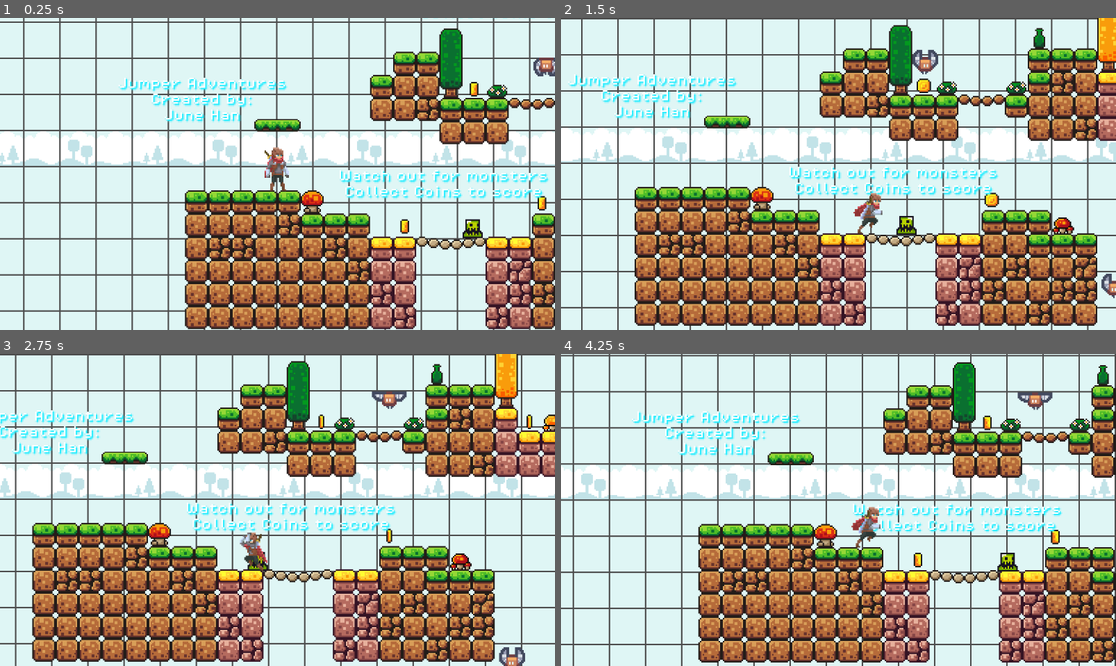
Above: before the commit, frames 1-4 (two rows, left to right).
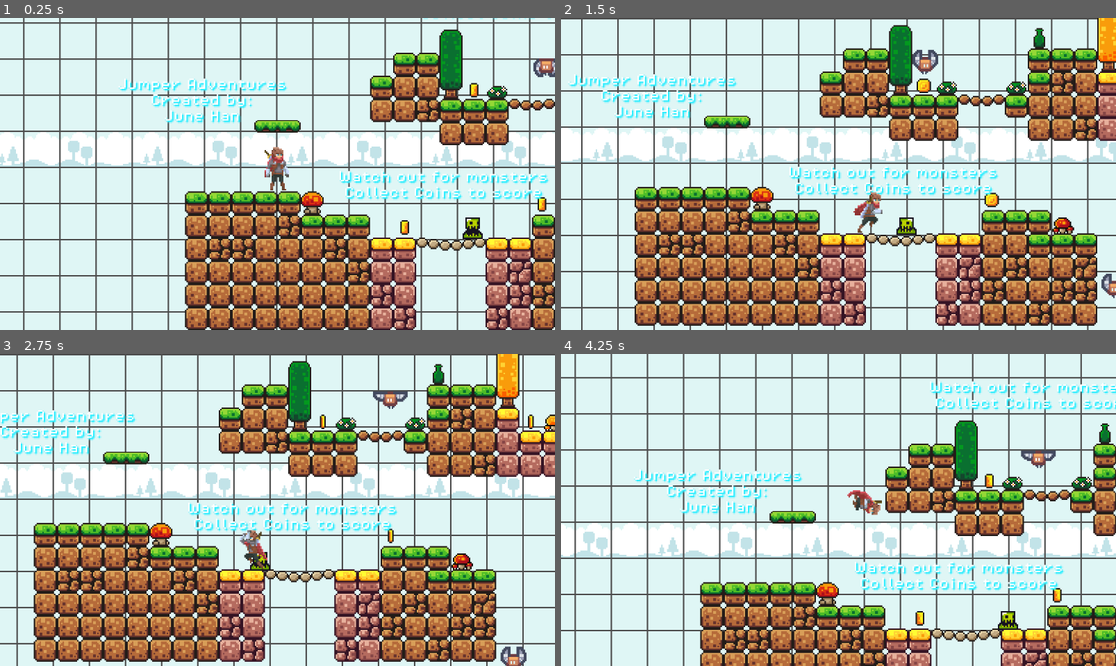
Above: after the commit, the same moments.

Repository: June-Han/jumper_adventure
Game: Godot game, scene res://scenes/jumper_game.tscn
Same seed, same stepped clock (60 frames per second), same inputs: the game is played once before the commit and once after it.
Inputs:
- Up to frame 1 (0.25 s): no input
- Up to frame 2 (1.5 s): hold F (attack1, bound only after the commit) 0.53-1.28 s; hold Right (move_right) from 0.53 s (still down); tap Space (jump_up) at 0.77 s; tap F (attack1, bound only after the commit) at 1.35 s
- Up to frame 3 (2.75 s): tap Space (jump_up) at 1.52 s; release Right (move_right) at 2.03 s; hold A (move_left) from 2.03 s (still down); hold F (attack1, bound only after the commit) from 2.03 s (still down)
- Up to frame 4 (4.25 s): release A (move_left) at 2.78 s; release F (attack1, bound only after the commit) at 2.78 s; hold Right (move_right) from 2.78 s (still down); tap F (attack1, bound only after the commit) at 2.85 s; tap Space (jump_up) at 3.02, 3.77 s; hold F (attack1, bound only after the commit) from 3.53 s (still down)

The runs differ from the first frame. In frame 1, 17% of the frame differs, in the area x 0-100%, y 0-100%; in frame 2, 0.2%; in frame 3, 26%; in frame 4, 62%.

Commit message:
Add in fighting animation

Diff:
--- a/project.godot
+++ b/project.godot
@@ -38,10 +38,15 @@
 , Object(InputEventKey,"resource_local_to_scene":false,"resource_name":"","device":-1,"window_id":0,"alt_pressed":false,"shift_pressed":false,"ctrl_pressed":false,"meta_pressed":false,"pressed":false,"keycode":0,"physical_keycode":68,"key_label":0,"unicode":100,"echo":false,"script":null)
 ]
 }
-squat_down={
+crouch_down={
 "deadzone": 0.5,
 "events": [Object(InputEventKey,"resource_local_to_scene":false,"resource_name":"","device":-1,"window_id":0,"alt_press …(182 unchanged characters)…
 , Object(InputEventKey,"resource_local_to_scene":false,"resource_name":"","device":-1,"window_id":0,"alt_pressed":false,"shift_pressed":false,"ctrl_pressed":false,"meta_pressed":false,"pressed":false,"keycode":0,"physical_keycode":83,"key_label":0,"unicode":115,"echo":false,"script":null)
+]
+}
+attack1={
+"deadzone": 0.5,
+"events": [Object(InputEventKey,"resource_local_to_scene":false,"resource_name":"","device":-1,"window_id":0,"alt_pressed":false,"shift_pressed":false,"ctrl_pressed":false,"meta_pressed":false,"pressed":false,"keycode":0,"physical_keycode":70,"key_label":0,"unicode":102,"echo":false,"script":null)
 ]
 }
 
--- a/scenes/green_slime.tscn
+++ b/scenes/green_slime.tscn
@@ -1,8 +1,24 @@
-[gd_scene load_steps=10 format=3 uid="uid://b2672fx1c0pvn"]
+[gd_scene load_steps=14 format=3 uid="uid://b2672fx1c0pvn"]
 
 [ext_resource type="Texture2D" uid="uid://btprcwsimxcdx" path="res://assets/sprites/slime_green.png" id="1_v51uv"]
 [ext_resource type="Script" path="res://scripts/green_slime.gd" id="1_wufuo"]
 [ext_resource type="PackedScene" uid="uid://b3nowi0xgdepl" path="res://scenes/kill_zone.tscn" id="2_pfmv8"]
+
+[sub_resource type="AtlasTexture" id="AtlasTexture_u84gt"]
+atlas = ExtResource("1_v51uv")
+region = Rect2(0, 48, 24, 24)
+
+[sub_resource type="AtlasTexture" id="AtlasTexture_o8ny4"]
+atlas = ExtResource("1_v51uv")
+region = Rect2(24, 48, 24, 24)
+
+[sub_resource type="AtlasTexture" id="AtlasTexture_cc1l4"]
+atlas = ExtResource("1_v51uv")
+region = Rect2(48, 48, 24, 24)
+
+[sub_resource type="AtlasTexture" id="AtlasTexture_t32n3"]
+atlas = ExtResource("1_v51uv")
+region = Rect2(72, 48, 24, 24)
 
 [sub_resource type="AtlasTexture" id="AtlasTexture_gqb71"]
 atlas = ExtResource("1_v51uv")
@@ -22,6 +38,23 @@
 
 [sub_resource type="SpriteFrames" id="SpriteFrames_m3nbr"]
 animations = [{
+"frames": [{
+"duration": 1.0,
+"texture": SubResource("AtlasTexture_u84gt")
+}, {
+"duration": 1.0,
+"texture": SubResource("AtlasTexture_o8ny4")
+}, {
+"duration": 1.0,
+"texture": SubResource("AtlasTexture_cc1l4")
+}, {
+"duration": 1.0,
+"texture": SubResource("AtlasTexture_t32n3")
+}],
+"loop": true,
+"name": &"attacked",
+"speed": 8.0
+}, {
 "frames": [{
 "duration": 1.0,
 "texture": SubResource("AtlasTexture_gqb71")
@@ -48,10 +81,9 @@
 
 [node name="AnimatedSprite2D" type="AnimatedSprite2D" parent="."]
 sprite_frames = SubResource("SpriteFrames_m3nbr")
-animation = &"idle"
+animation = &"attacked"
 autoplay = "idle"
-frame = 1
-frame_progress = 0.934783
+frame_progress = 0.548962
 
 [node name="RayCastLeft" type="RayCast2D" parent="."]
 position = Vector2(0, 5)
--- a/scenes/player.tscn
+++ b/scenes/player.tscn
@@ -71,6 +71,42 @@
 atlas = ExtResource("1_yvrr0")
 region = Rect2(101, 296, 50, 37)
 
+[sub_resource type="AtlasTexture" id="AtlasTexture_w0qlk"]
+atlas = ExtResource("1_yvrr0")
+region = Rect2(1, 74, 50, 37)
+
+[sub_resource type="AtlasTexture" id="AtlasTexture_a6id8"]
+atlas = ExtResource("1_yvrr0")
+region = Rect2(51, 74, 50, 37)
+
+[sub_resource type="AtlasTexture" id="AtlasTexture_jbg00"]
+atlas = ExtResource("1_yvrr0")
+region = Rect2(251, 0, 50, 37)
+
+[sub_resource type="AtlasTexture" id="AtlasTexture_uflhr"]
+atlas = ExtResource("1_yvrr0")
+region = Rect2(301, 0, 50, 37)
+
+[sub_resource type="AtlasTexture" id="AtlasTexture_iucab"]
+atlas = ExtResource("1_yvrr0")
+region = Rect2(1, 37, 50, 37)
+
+[sub_resource type="AtlasTexture" id="AtlasTexture_3x134"]
+atlas = ExtResource("1_yvrr0")
+region = Rect2(201, 0, 50, 37)
+
+[sub_resource type="AtlasTexture" id="AtlasTexture_h5m3k"]
+atlas = ExtResource("1_yvrr0")
+region = Rect2(251, 0, 50, 37)
+
+[sub_resource type="AtlasTexture" id="AtlasTexture_trqh5"]
+atlas = ExtResource("1_yvrr0")
+region = Rect2(301, 0, 50, 37)
+
+[sub_resource type="AtlasTexture" id="AtlasTexture_lms3l"]
+atlas = ExtResource("1_yvrr0")
+region = Rect2(1, 37, 50, 37)
+
 [sub_resource type="AtlasTexture" id="AtlasTexture_k88iq"]
 atlas = ExtResource("1_yvrr0")
 region = Rect2(1, 0, 50, 37)
@@ -142,50 +178,14 @@
 [sub_resource type="AtlasTexture" id="AtlasTexture_gon2v"]
 atlas = ExtResource("1_yvrr0")
 region = Rect2(301, 37, 50, 37)
-
-[sub_resource type="AtlasTexture" id="AtlasTexture_w0qlk"]
-atlas = ExtResource("1_yvrr0")
-region = Rect2(1, 74, 50, 37)
-
-[sub_resource type="AtlasTexture" id="AtlasTexture_a6id8"]
-atlas = ExtResource("1_yvrr0")
-region = Rect2(51, 74, 50, 37)
-
-[sub_resource type="AtlasTexture" id="AtlasTexture_jbg00"]
-atlas = ExtResource("1_yvrr0")
-region = Rect2(251, 0, 50, 37)
-
-[sub_resource type="AtlasTexture" id="AtlasTexture_uflhr"]
-atlas = ExtResource("1_yvrr0")
-region = Rect2(301, 0, 50, 37)
-
-[sub_resource type="AtlasTexture" id="AtlasTexture_iucab"]
-atlas = ExtResource("1_yvrr0")
-region = Rect2(1, 37, 50, 37)
-
-[sub_resource type="AtlasTexture" id="AtlasTexture_3x134"]
-atlas = ExtResource("1_yvrr0")
-region = Rect2(201, 0, 50, 37)
-
-[sub_resource type="AtlasTexture" id="AtlasTexture_h5m3k"]
-atlas = ExtResource("1_yvrr0")
-region = Rect2(251, 0, 50, 37)
-
-[sub_resource type="AtlasTexture" id="AtlasTexture_trqh5"]
-atlas = ExtResource("1_yvrr0")
-region = Rect2(301, 0, 50, 37)
-
-[sub_resource type="AtlasTexture" id="AtlasTexture_lms3l"]
-atlas = ExtResource("1_yvrr0")
-region = Rect2(1, 37, 50, 37)
 
 [sub_resource type="SpriteFrames" id="SpriteFrames_jk048"]
 animations = [{
 "frames": [{
-"duration": 1.0,
+"duration": 0.3,
 "texture": SubResource("AtlasTexture_1h0nr")
 }, {
-"duration": 1.0,
+"duration": 0.3,
 "texture": SubResource("AtlasTexture_6cgn8")
 }, {
 "duration": 1.0,
@@ -234,8 +234,45 @@
 "texture": SubResource("AtlasTexture_t7syr")
 }],
 "loop": true,
-"name": &"attack",
+"name": &"attack1",
+"speed": 20.0
+}, {
+"frames": [{
+"duration": 1.0,
+"texture": SubResource("AtlasTexture_w0qlk")
+}, {
+"duration": 1.0,
+"texture": SubResource("AtlasTexture_a6id8")
+}, {
+"duration": 1.0,
+"texture": SubResource("AtlasTexture_jbg00")
+}, {
+"duration": 1.0,
+"texture": SubResource("AtlasTexture_uflhr")
+}, {
+"duration": 1.0,
+"texture": SubResource("AtlasTexture_iucab")
+}],
+"loop": true,
+"name": &"crouch",
 "speed": 8.0
+}, {
+"frames": [{
+"duration": 1.0,
+"texture": SubResource("AtlasTexture_3x134")
+}, {
+"duration": 1.0,
+"texture": SubResource("AtlasTexture_h5m3k")
+}, {
+"duration": 1.0,
+"texture": SubResource("AtlasTexture_trqh5")
+}, {
+"duration": 1.0,
+"texture": SubResource("AtlasTexture_lms3l")
+}],
+"loop": true,
+"name": &"crouch_hold",
+"speed": 5.0
 }, {
 "frames": [{
 "duration": 1.0,
@@ -305,47 +342,51 @@
 "loop": true,
 "name": &"run",
 "speed": 8.0
-}, {
-"frames": [{
-"duration": 1.0,
-"texture": SubResource("AtlasTexture_w0qlk")
-}, {
-"duration": 1.0,
-"texture": SubResource("AtlasTexture_a6id8")
-}, {
-"duration": 1.0,
-"texture": SubResource("AtlasTexture_jbg00")
-}, {
-"duration": 1.0,
-"texture": SubResource("AtlasTexture_uflhr")
-}, {
-"duration": 1.0,
-"texture": SubResource("AtlasTexture_iucab")
-}],
-"loop": true,
-"name": &"squat",
-"speed": 8.0
-}, {
-"frames": [{
-"duration": 1.0,
-"texture": SubResource("AtlasTexture_3x134")
-}, {
-"duration": 1.0,
-"texture": SubResource("AtlasTexture_h5m3k")
-}, {
-"duration": 1.0,
-"texture": SubResource("AtlasTexture_trqh5")
-}, {
-"duration": 1.0,
-"texture": SubResource("AtlasTexture_lms3l")
-}],
-"loop": true,
-"name": &"squat_hold",
-"speed": 5.0
 }]
 
-[sub_resource type="CircleShape2D" id="CircleShape2D_k3jxg"]
-radius = 11.0454
+[sub_resource type="CapsuleShape2D" id="CapsuleShape2D_erbj3"]
+radius = 8.0
+
+[sub_resource type="CapsuleShape2D" id="CapsuleShape2D_2cd41"]
+radius = 8.0
+height = 32.0
+
+[sub_resource type="Animation" id="Animation_6e27x"]
+resource_name = "attack_area"
+length = 1.6
+tracks/0/type = "value"
+tracks/0/imported = false
+tracks/0/enabled = true
+tracks/0/path = NodePath("CollisionShape2D:visible")
+tracks/0/interp = 1
+tracks/0/loop_wrap = true
+tracks/0/keys = {
+"times": PackedFloat32Array(0),
+"transitions": PackedFloat32Array(1),
+"update": 1,
+"values": [false]
+}
+
+[sub_resource type="Animation" id="Animation_lxvj2"]
+length = 0.001
+tracks/0/type = "value"
+tracks/0/imported = false
+tracks/0/enabled = true
+tracks/0/path = NodePath("CollisionShape2D:visible")
+tracks/0/interp = 1
+tracks/0/loop_wrap = true
+tracks/0/keys = {
+"times": PackedFloat32Array(0),
+"transitions": PackedFloat32Array(1),
+"update": 1,
+"values": [true]
+}
+
+[sub_resource type="AnimationLibrary" id="AnimationLibrary_f5yy1"]
+_data = {
+"RESET": SubResource("Animation_lxvj2"),
+"attack_area": SubResource("Animation_6e27x")
+}
 
 [node name="Player" type="CharacterBody2D"]
 collision_layer = 2
@@ -355,10 +396,24 @@
 z_index = 1
 position = Vector2(1, -18)
 sprite_frames = SubResource("SpriteFrames_jk048")
-animation = &"squat"
+animation = &"attack1"
 autoplay = "idle"
-frame_progress = 0.898596
+frame = 10
+frame_progress = 0.340416
 
 [node name="CollisionShape2D" type="CollisionShape2D" parent="."]
-position = Vector2(0, -12)
-shape = SubResource("CircleShape2D_k3jxg")
+position = Vector2(0, -15)
+shape = SubResource("CapsuleShape2D_erbj3")
+
+[node name="Area2D" type="Area2D" parent="."]
+visible = false
+collision_mask = 4
+
+[node name="CollisionShape2D" type="CollisionShape2D" parent="Area2D"]
+position = Vector2(16, -16)
+shape = SubResource("CapsuleShape2D_2cd41")
+
+[node name="AnimationPlayer" type="AnimationPlayer" parent="Area2D"]
+libraries = {
+"": SubResource("AnimationLibrary_f5yy1")
+}
--- a/scripts/player.gd
+++ b/scripts/player.gd
@@ -32,11 +32,13 @@
 		#Play Animation
 		if direction == 0:
 			# When the user press the down or s button
-			if Input.is_action_just_pressed("squat_down"):
-				animated_sprite.play("squat")
+			if Input.is_action_just_pressed("crouch_down"):
+				animated_sprite.play("crouch")
 			# If the user holds the down or the s button
-			elif Input.is_action_pressed("squat_down"):
-				animated_sprite.play("squat_hold")
+			elif Input.is_action_pressed("crouch_down"):
+				animated_sprite.play("crouch_hold")
+			elif Input.is_action_pressed("attack1") or Input.is_action_just_pressed("attack1"):
+				animated_sprite.play("attack1")
 			else:
 				animated_sprite.play("idle")
 		else:
Not shown: 1 places in scenes/player.tscn that only renumber resources
